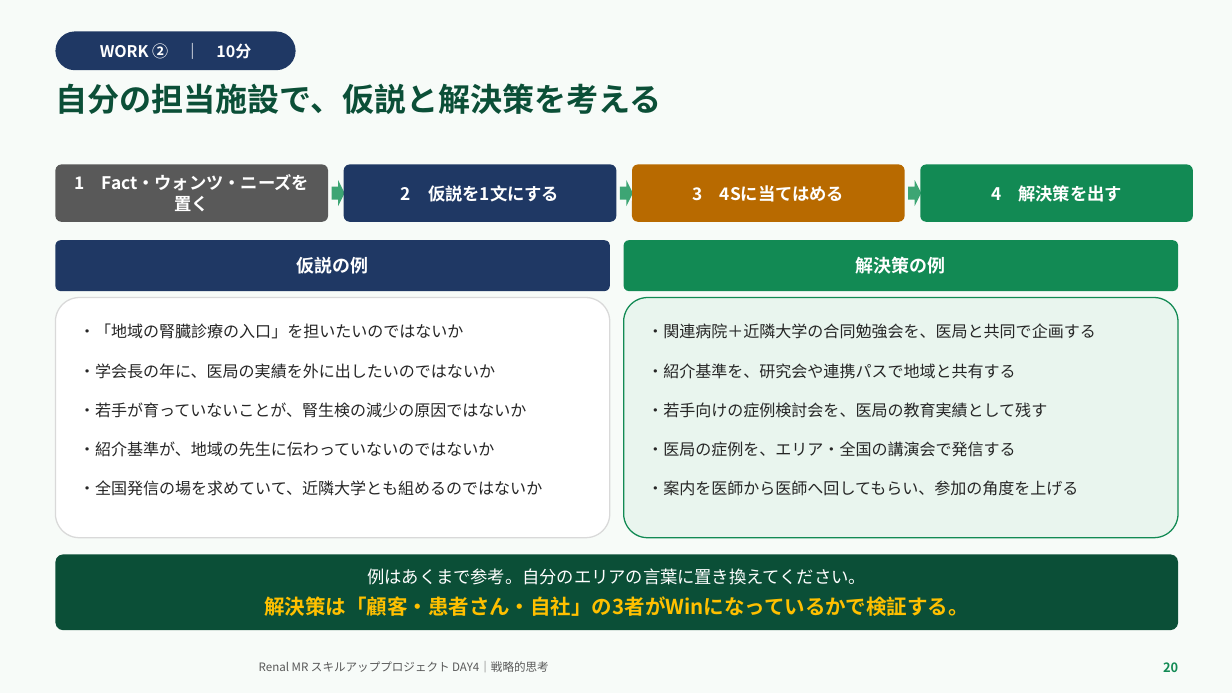
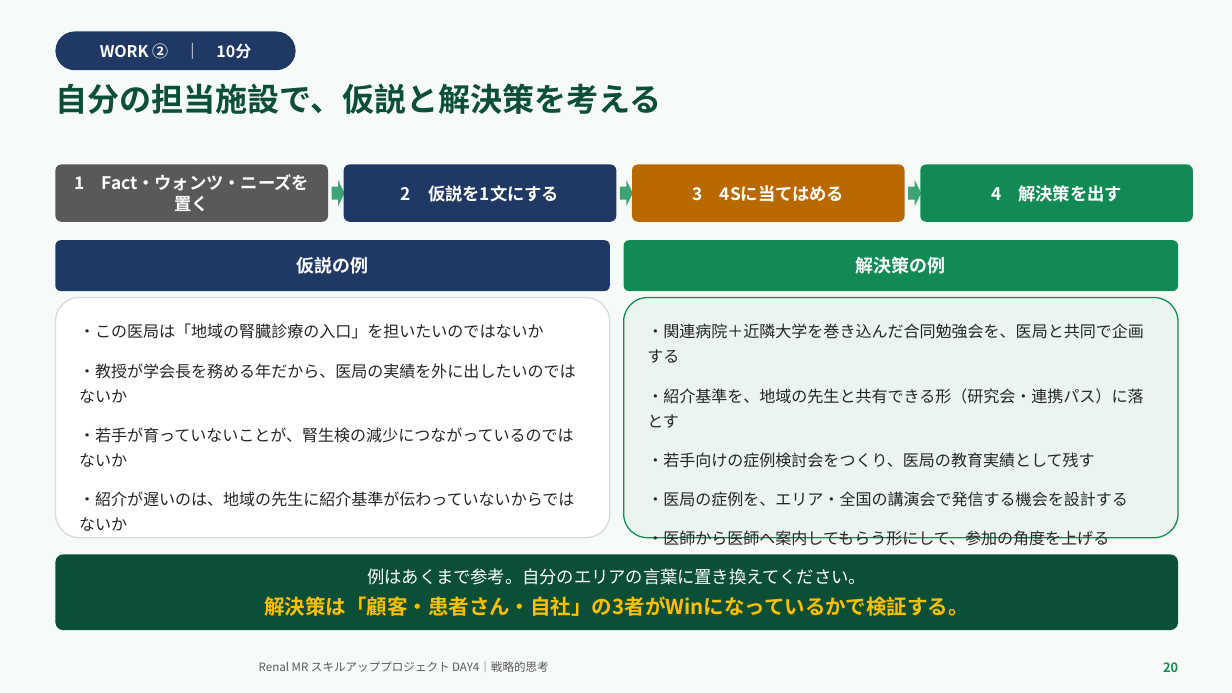
Before and after one commit to TAKUYA-1187/Claude, a slide deck: slide 20 of novartis_training/DAY4_ちょっと分かるだけで世界が変わる.pptx. Drawn at 1232x693 pixels with LibreOffice and Linux fonts; fonts in the diff are those of the drawing; background and template pictures are left out. Boxes give left, top, right and bottom in pixels: in the first picture for what was removed or moved away, otherwise in the second. Text is boxed around its words. In the diff, an @@ line names an element or a change of style, - is before the commit and + after.

```diff
--- a/novartis_training/DAY4_ちょっと分かるだけで世界が変わる.pptx
+++ b/novartis_training/DAY4_ちょっと分かるだけで世界が変わる.pptx
@@ text in rounded rectangle at [79, 323, 576, 574]: text changed @@
-・「地域の腎臓診療の入口」を担いたいのではないか
-・学会長の年に、医局の実績を外に出したいのではないか
-・若手が育っていないことが、腎生検の減少の原因ではないか
-・紹介基準が、地域の先生に伝わっていないのではないか
-・全国発信の場を求めていて、近隣大学とも組めるのではないか
+・この医局は「地域の腎臓診療の入口」を担いたいのではないか
+・教授が学会長を務める年だから、医局の実績を外に出したいのではないか
+・若手が育っていないことが、腎生検の減少につながっているのではないか
+・紹介が遅いのは、地域の先生に紹介基準が伝わっていないからではないか
+・全国発信の場を求めていて、近隣大学とも組める余地があるのではないか
@@ text in rounded rectangle at [647, 323, 1144, 546]: text changed @@
-・関連病院＋近隣大学の合同勉強会を、医局と共同で企画する
-・紹介基準を、研究会や連携パスで地域と共有する
-・若手向けの症例検討会を、医局の教育実績として残す
-・医局の症例を、エリア・全国の講演会で発信する
-・案内を医師から医師へ回してもらい、参加の角度を上げる
+・関連病院＋近隣大学を巻き込んだ合同勉強会を、医局と共同で企画する
+・紹介基準を、地域の先生と共有できる形（研究会・連携パス）に落とす
+・若手向けの症例検討会をつくり、医局の教育実績として残す
+・医局の症例を、エリア・全国の講演会で発信する機会を設計する
+・医師から医師へ案内してもらう形にして、参加の角度を上げる
```
Also in this commit, not shown: 14 other slides changed, 1 slide added, 1 slide removed, 2 other files.
